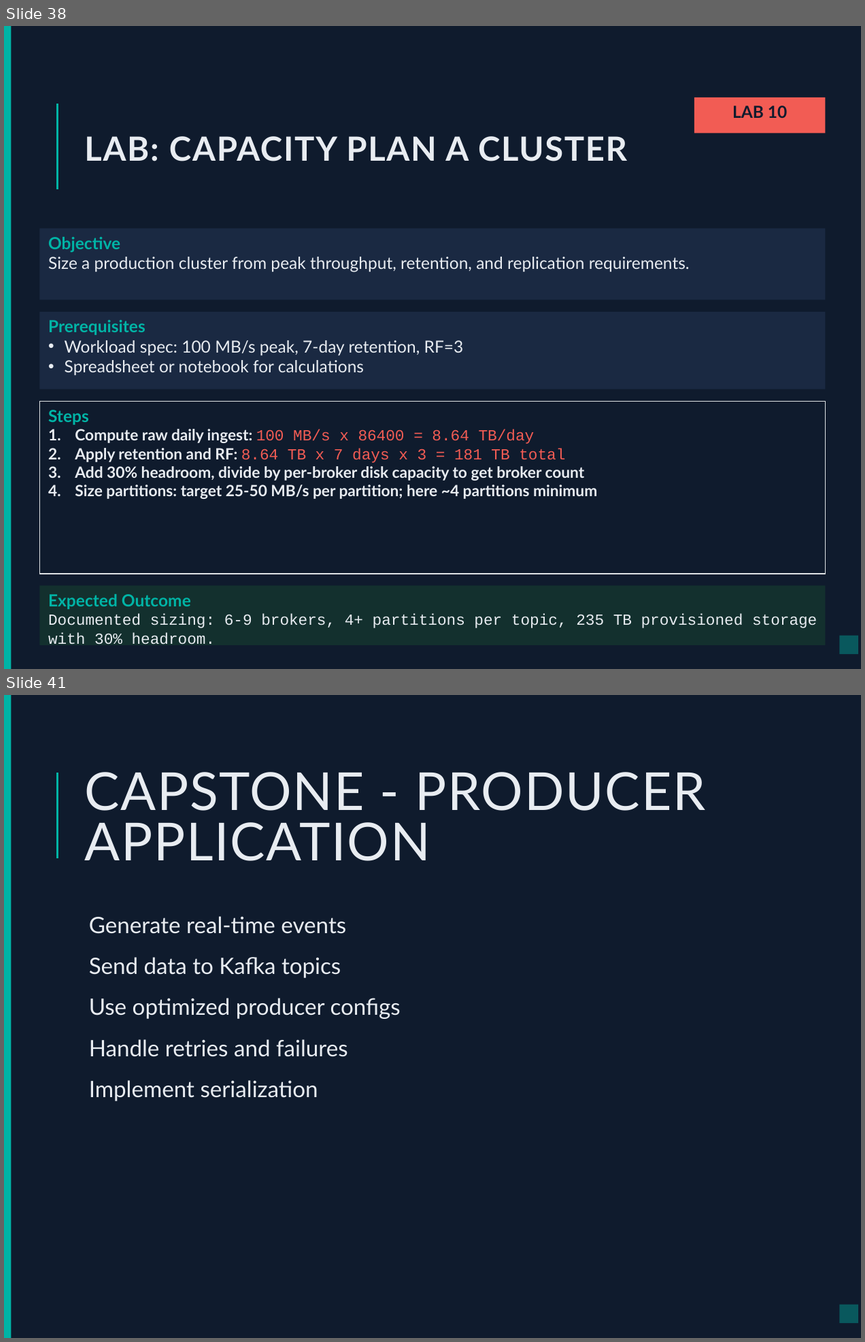
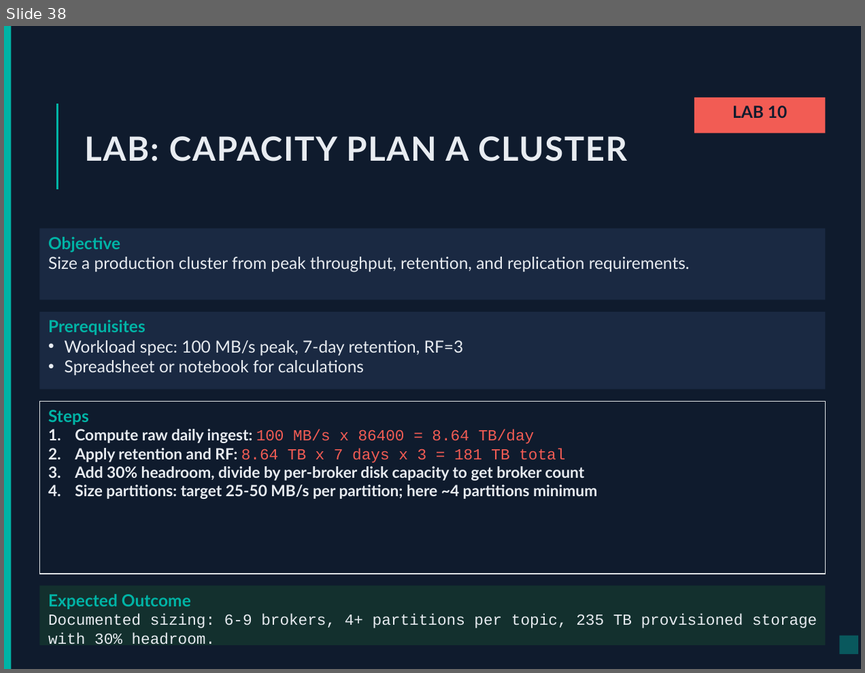
Before and after one commit to vikash-verma-profile/Kafka-May-2026-M, a slide deck: Day-10/Kafka_cap.pptx. Shown one above the other, each under a label of ours: slides 38 and 41 before the commit, slide 38 after it; the slides between them are not shown. The pictures are 865x1342 and 865x673 pixels, drawn with LibreOffice and Linux fonts; fonts in the diff are those of the drawing. Boxes give left, top, right and bottom in pixels: in the first picture for what was removed or moved away, otherwise in the second. Text is boxed around its words. In the diff, an @@ line names an element or a change of style, - is before the commit and + after.

```diff
--- a/Day-10/Kafka_cap.pptx
+++ b/Day-10/Kafka_cap.pptx
@@ slide 41 removed at (x1=4, y1=695, x2=861, y2=1338), background #0F1B2D; not listed: 3 template elements that a slide beside it also shows @@
@@ title removed at (x1=84, y1=772, x2=706, y2=861) @@
-CAPSTONE - PRODUCER APPLICATION
@@ text removed at (x1=89, y1=916, x2=400, y2=1101) @@
-  Generate real-time events
-  Send data to Kafka topics
-  Use optimized producer configs
-  Handle retries and failures
-  Implement serialization
```
Also in this commit, not shown: 1 slide changed, 5 other slides removed, 22 other files.
